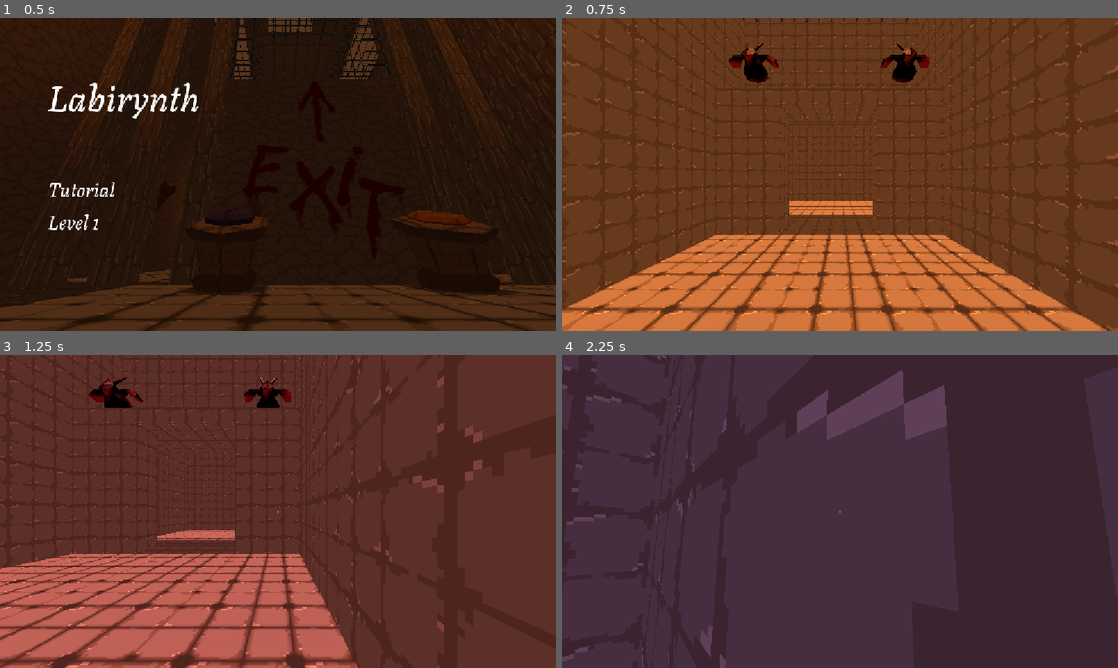
Above: before the commit, frames 1-4 (two rows, left to right).
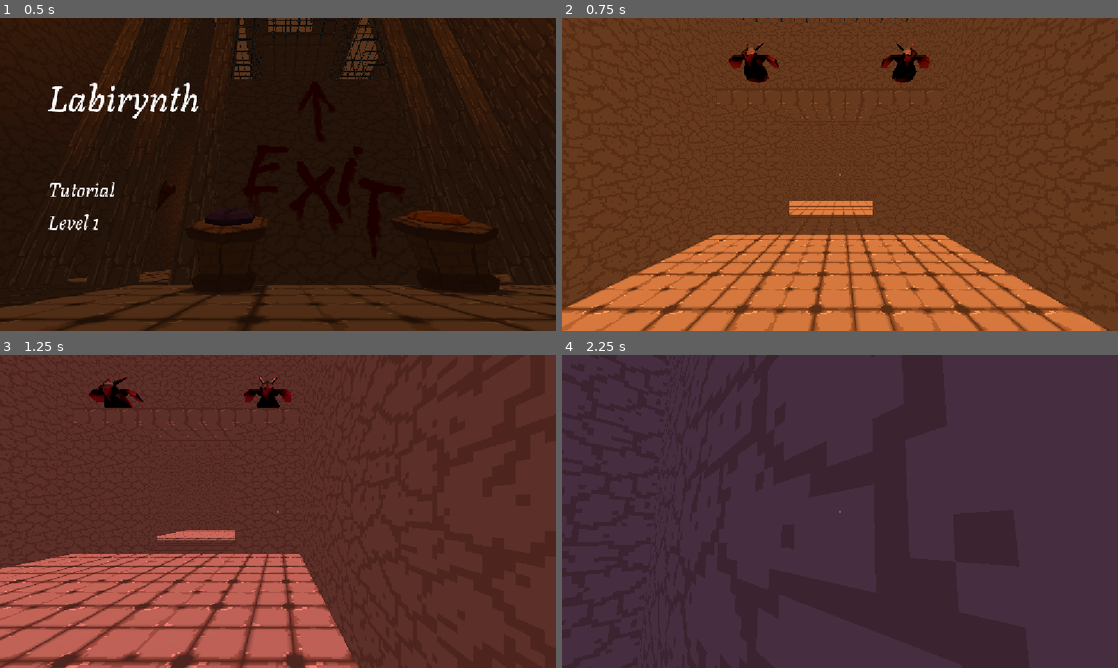
Above: after the commit, the same moments.

Repository: ThreeCoffees/HackYeah2025
Game: Godot game, scene res://levels/main_menu.tscn
Two runs of this game, one before a commit and one after it. Both use one fixed random seed, a clock stepped at 60 frames per second and the inputs below.
Inputs (mouse positions are in pixels of both pictures, inside the frame that each line leads up to):
- Up to frame 1 (0.5 s): no input
- Up to frame 2 (0.75 s): move the mouse to (723, 187) at 0.52 s; hold D (move_right) from 0.53 s (still down); click (723, 187) at 0.6 s
- Up to frame 3 (1.25 s): keep holding D (move_right); tap Space (jump) at 0.77 s
- Up to frame 4 (2.25 s): move the mouse to (812, 511) at 1.27 s; release D (move_right) at 1.28 s; hold W (move_forward) from 1.28 s (still down); click (812, 511) at 1.35 s; tap Space (jump) at 1.52 s; move the mouse to (851, 505) at 2.02 s; click (851, 505) at 2.1 s

Frame 1 is identical in both runs. In frame 2, 1.4% of the frame differs, in the area x 0-100%, y 0-100%; in frame 3, 1.3%; in frame 4, 3.3%, in the area x 0-70%, y 0-100%.

Commit message:
fix z-fighting and texture

Diff:
--- a/levels/tutorial.tscn
+++ b/levels/tutorial.tscn
@@ -1,15 +1,16 @@
-[gd_scene load_steps=16 format=3 uid="uid://dcujt2ktb63sd"]
+[gd_scene load_steps=17 format=3 uid="uid://dcujt2ktb63sd"]
 
 [ext_resource type="Script" path="res://levels/tutorial.gd" id="1_gdrka"]
 [ext_resource type="PackedScene" uid="uid://diiwa5d43dean" path="res://characters/walking_character.tscn" id="1_jehdt"]
-[ext_resource type="Material" uid="uid://b8v8tarlu0rjq" path="res://materials/floor_tiles.tres" id="1_ok11k"]
+[ext_resource type="Material" path="res://materials/floor_tiles.tres" id="1_ok11k"]
 [ext_resource type="PackedScene" uid="uid://dfwo5idt4idhe" path="res://ui/crosshair.tscn" id="2_jfmsd"]
 [ext_resource type="PackedScene" uid="uid://dsbnm1yue8ama" path="res://player/player_camera.tscn" id="2_ok11k"]
 [ext_resource type="PackedScene" uid="uid://bto115mhdyubd" path="res://characters/flying_character.tscn" id="3_rbh7r"]
 [ext_resource type="PackedScene" uid="uid://8w63g3fanpur" path="res://walls/waterfall.tscn" id="4_0fvvq"]
 [ext_resource type="PackedScene" uid="uid://dy7dd3ej6xisk" path="res://activators/global_state_button.tscn" id="5_0fvvq"]
 [ext_resource type="PackedScene" uid="uid://biv5d65umpjqc" path="res://walls/light_wall.tscn" id="5_aaho8"]
-[ext_resource type="Material" uid="uid://b6tga0lbp3h6r" path="res://materials/transparent_wall.tres" id="7_c633x"]
+[ext_resource type="Material" uid="uid://cai0nx5rg0ysy" path="res://materials/wall_tiles.tres" id="6_5h72f"]
+[ext_resource type="Material" path="res://materials/transparent_wall.tres" id="7_c633x"]
 [ext_resource type="PackedScene" uid="uid://oc2bf15m3rfo" path="res://characters/end_level_body.tscn" id="8_d2yhp"]
 [ext_resource type="PackedScene" uid="uid://bc8aagpd2mxau" path="res://ui/PauseMenu.tscn" id="10_bp3yb"]
 [ext_resource type="PackedScene" uid="uid://defrlu2sytjq1" path="res://ui/level_complete.tscn" id="13_5h72f"]
@@ -51,8 +52,8 @@
 size = Vector3(17, 1, 20)
 
 [node name="CSGBox3D2" type="CSGBox3D" parent="StaticWalls/Floors"]
-transform = Transform3D(1, 0, 0, 0, 1, 0, 0, 0, 1, 3, 4.75, -10)
-size = Vector3(8, 0.5, 3)
+transform = Transform3D(1, 0, 0, 0, 1, 0, 0, 0, 1, 3, 4.75, -9.5)
+size = Vector3(8, 0.5, 2)
 
 [node name="CSGBox3D20" type="CSGBox3D" parent="StaticWalls/Floors"]
 transform = Transform3D(1, 0, 0, 0, 0.9238795, -0.38268346, 0, 0.38268346, 0.9238795, 8, 2, -1)
@@ -70,12 +71,12 @@
 transform = Transform3D(3, 0, 0, 0, 1, 0, 0, 0, 1, 1, 0, 3)
 
 [node name="Walls" type="CSGCombiner3D" parent="StaticWalls"]
-material_override = ExtResource("1_ok11k")
+material_override = ExtResource("6_5h72f")
 use_collision = true
 
 [node name="CSGBox3D" type="CSGBox3D" parent="StaticWalls/Walls"]
-transform = Transform3D(1, 0, 0, 0, 1, 0, 0, 0, 1, 0, 2.5, -9)
-size = Vector3(3, 5, 1)
+transform = Transform3D(1, 0, 0, 0, 1, 0, 0, 0, 1, 0, 2.25, -9)
+size = Vector3(3, 4.5, 1)
 
 [node name="CSGBox3D2" type="CSGBox3D" parent="StaticWalls/Walls"]
 transform = Transform3D(1, 0, 0, 0, 1, 0, 0, 0, 1, 2.5, 4, 3)
@@ -90,8 +91,8 @@
 size = Vector3(15, 11, 1)
 
 [node name="CSGBox3D6" type="CSGBox3D" parent="StaticWalls/Walls"]
-transform = Transform3D(1, 0, 0, 0, 1, 0, 0, 0, 1, 5.5, 2.5, -9)
-size = Vector3(2, 5, 1)
+transform = Transform3D(1, 0, 0, 0, 1, 0, 0, 0, 1, 5.5, 2.25, -9)
+size = Vector3(2, 4.5, 1)
 
 [node name="CSGBox3D7" type="CSGBox3D" parent="StaticWalls/Walls"]
 transform = Transform3D(1, 0, 0, 0, 1, 0, 0, 0, 1, 3, 3, 1)
@@ -153,9 +154,6 @@
 transform = Transform3D(1, 0, 0, 0, 1, 0, 0, 0, 1, 8.5, 2.5, -5)
 size = Vector3(2, 4, 1)
 
-[node name="EndLevelBody" parent="StaticWalls/Walls" instance=ExtResource("8_d2yhp")]
-transform = Transform3D(0.70710677, -0.49999997, -0.49999997, 0.70710677, 0.49999997, 0.49999997, 0, -0.70710677, 0.70710677, 9, 5.75, -8)
-
 [node name="CSGBox3D19" type="CSGBox3D" parent="StaticWalls/Walls"]
 transform = Transform3D(-4.371139e-08, 0, 1, 0, 1, 0, -1, 0, -4.371139e-08, 9.75, 7, -10.375)
 size = Vector3(0.75, 5, 5)
@@ -164,6 +162,9 @@
 transform = Transform3D(-4.371139e-08, 0, 1, 0, 1, 0, -1, 0, -4.371139e-08, 8.75, 7, -6.125)
 size = Vector3(0.75, 5, 3)
 
+[node name="EndLevelBody" parent="." instance=ExtResource("8_d2yhp")]
+transform = Transform3D(0.70710677, -0.49999997, -0.49999997, 0.70710677, 0.49999997, 0.49999997, 0, -0.70710677, 0.70710677, 9, 5.75, -8)
+
 [node name="DirectionalLight3D" type="DirectionalLight3D" parent="."]
 transform = Transform3D(-0.25881886, 0.6830129, -0.6830126, -1.4393432e-08, 0.70710665, 0.70710695, 0.9659259, 0.18301263, -0.18301252, 0, 0, 0)
 visible = false
@@ -222,4 +223,4 @@
 [node name="ExitArrowLabel" parent="." instance=ExtResource("15_qvtyd")]
 transform = Transform3D(-3, 0, -4.5298745e-07, 4.5298748e-07, -1.3113416e-07, -3, -1.980071e-14, -3, 1.3113416e-07, 9.920079, 4.2097054, -7.9836307)
 
-[connection signal="end_level" from="StaticWalls/Walls/EndLevelBody" to="LevelComplete" method="_on_end_level"]
+[connection signal="end_level" from="EndLevelBody" to="LevelComplete" method="_on_end_level"]
